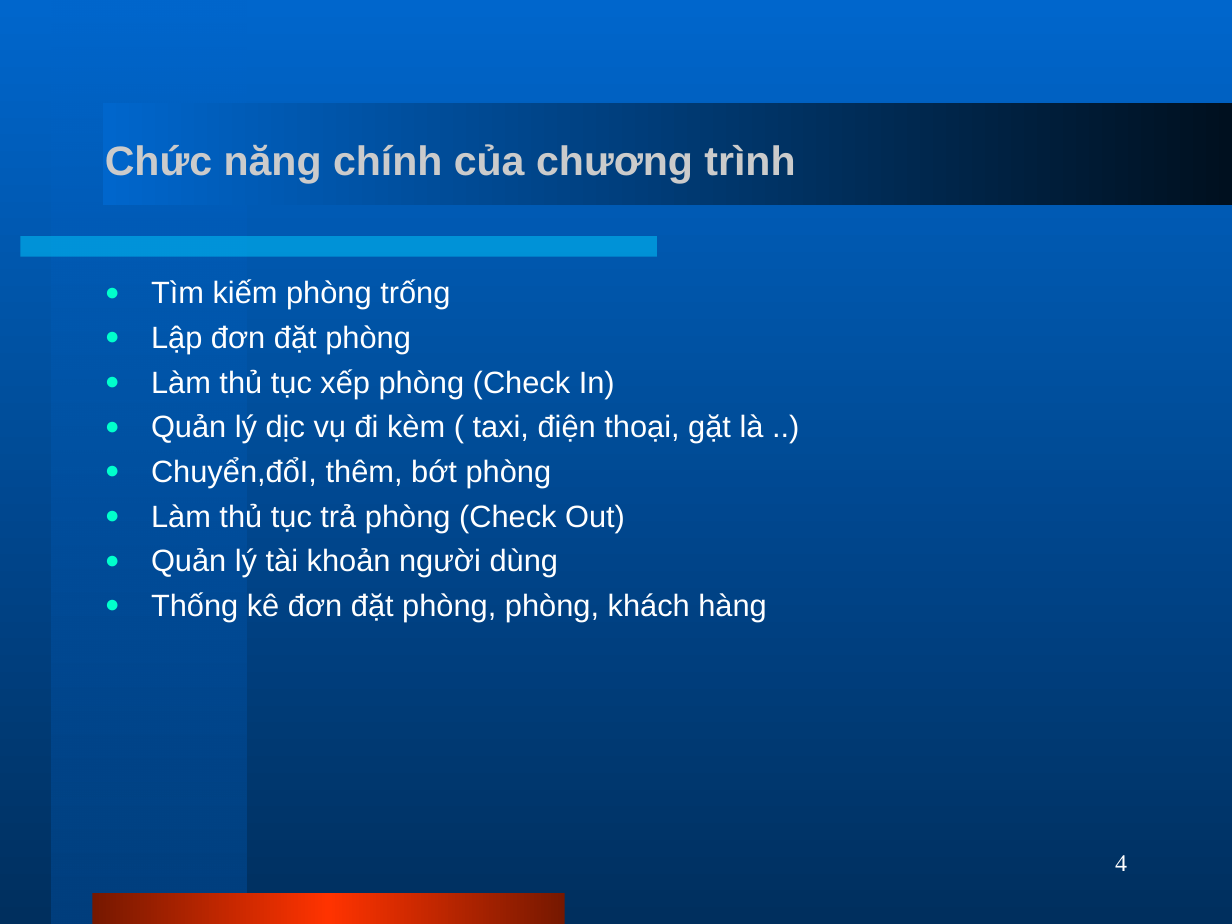
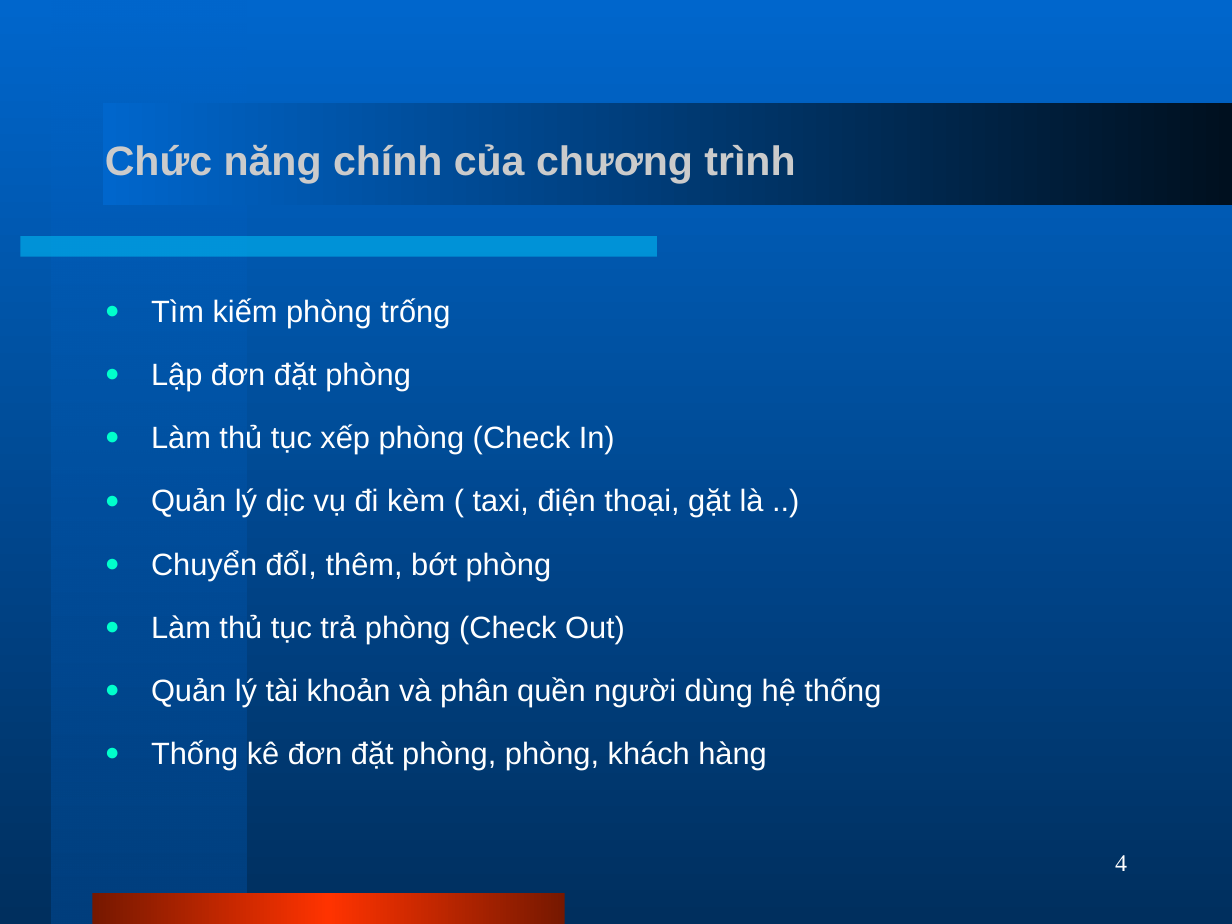
Before and after one commit to phamtuanchip/PHS, a slide deck: slide 4 of Documents/slides.ppt. Drawn at 1232x924 pixels with LibreOffice and Linux fonts; fonts in the diff are those of the drawing. Boxes give left, top, right and bottom in pixels: in the first picture for what was removed or moved away, otherwise in the second. Text is boxed around its words. In the diff, an @@ line names an element or a change of style, - is before the commit and + after.

```diff
--- a/Documents/slides.ppt
+++ b/Documents/slides.ppt
@@ text at [151, 298, 766, 770]: line spacing 1 to 1.5 @@
@@ text at [151, 550, 552, 580]: text changed @@
-● Chuyển,đổI, thêm, bớt phòng
+● Chuyển đổI, thêm, bớt phòng
@@ text at [151, 677, 881, 706]: text changed @@
-● Quản lý tài khoản người dùng
+● Quản lý tài khoản và phân quền người dùng hệ thống
```
Also in this commit, not shown: 6 other slides changed.
